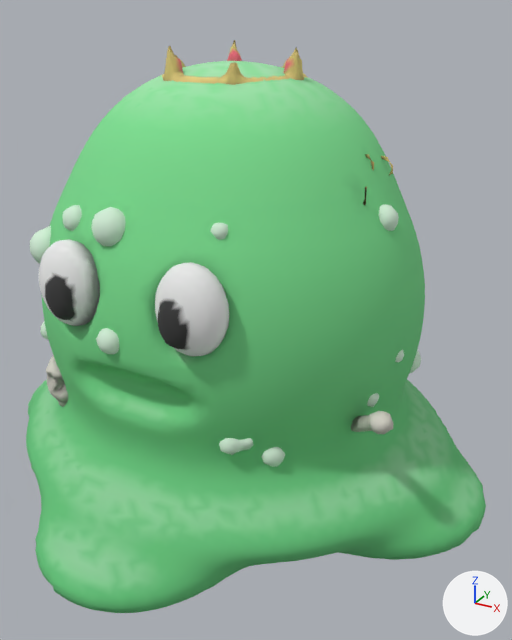
An edit to the glTF model public/assets/region-bosses/kingslime-a-far.glb, drawn before and after from the same camera.
Before and after are seen from a camera (50 mm lens) standing at (37.8, -63.1, 51.2) and looking at (3.3, -0.5, 19.9). Lighting does not change. The marker at lower right points along +X, +Y and +Z. The older version comes first.

In view in the first picture: 'inside', 'jelly', 'regalia'.
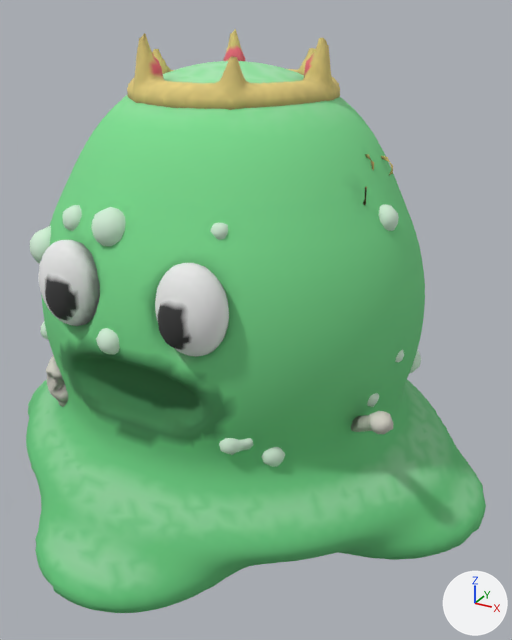
Pixel boxes (x1, y1, x2, y2) of what changed, in the pictures (512 x 640 px; the box of a moved part takes in the faces that stretch with it):
'regalia', reshaped (12% wider)
    before: (39, 40, 308, 357)
    after: (38, 29, 340, 357)
part 1 of me_jelly, cut back
    before: (67, 340, 211, 440)
    after: (67, 340, 212, 440)
part 2 of me_jelly, recoloured
    both: (57, 67, 346, 448)
part 3 of me_regalia, built on
    before: (162, 40, 308, 85)
    after: (127, 29, 340, 110)
part 4 of me_regalia, moved or reshaped
    before: (155, 262, 229, 357)
    after: (155, 263, 229, 357)
part 5 of me_regalia, moved or reshaped
    before: (39, 239, 100, 326)
    after: (38, 240, 100, 326)

The edits, one by one:
me_jelly is used by ob_jelly; location (0.0, 0.0, 0.0).
me_jelly had 9742 vertices, 19480 faces and spanned x -29.9..29.9, y -28.8..28.8, z 0.0..46.4.
me_jelly now has 9790 vertices, 19576 faces and spans x -29.9..29.9, y -28.8..28.8, z 0.0..46.4.
Part 1, on me_jelly:
45 vertices are removed from x -7.2..7.2, y -18.8..-16.5, z 15.2..21.6.
189 faces are deleted.
8 vertices in x -7.2..7.2, y -19.5..-18.2, z 15.1..22.8 move by (0.0, 0.2, 0.0).
6 vertices in x -4.9..4.9, y -19.2..-18.7, z 20.9..21.6 move by (0.0, 0.3, 0.4).
5 vertices in x -7.2..2.8, y -19.4..-17.7, z 17.2..22.8 move by (0.0, 0.1, 0.0).
4 vertices in x -2.8..2.8, y -18.8, z 20.9..21.0 move by (0.0, 0.8, 0.6).
4 vertices in x -1.6..1.6, y -18.8..-18.0, z 20.6..21.0 move by (0.0, 0.8, 0.7).
72 vertices move from x -7.2..7.2, y -19.3..-16.5, z 15.0..21.6 to x -7.6..7.6, y -18.9..-15.1, z 15.1..22.0.
93 vertices are added at x -7.2..7.2, y -18.7..-14.9, z 15.1..21.9.
285 new faces join them.
me_jelly part 2: 1088 kept faces spanning x -11.0..11.0, y -19.4..12.2, z 12.9..46.1 get new vertex colours; the middle colour goes from green #92e4a1 to green #8dd99b.
me_regalia is used by ob_regalia; location (0.0, 0.0, 0.0).
me_regalia had 2386 vertices, 4764 faces and spanned x -10.0..10.0, y -20.6..8.4, z 23.9..48.1.
me_regalia now has 3750 vertices, 7492 faces and spans x -10.7..10.7, y -20.6..11.6, z 23.8..49.1.
me_regalia part 3: 1 vertex moved within x 7.4, y 2.1, z 44.1; 1207 vertices removed from x -7.5..7.6, y -6.4..8.4, z 43.2..48.1; 2559 vertices added at x -10.7..10.7, y -9.6..11.6, z 41.9..49.1.
me_regalia part 4: 6 vertices moved within x 4.8..9.5, y -20.4..-15.6, z 25.0..28.4; 559 vertices removed from x 3.2..10.0, y -20.6..-15.2, z 23.9..32.1; 565 vertices added at x 3.2..10.0, y -20.6..-15.2, z 23.8..32.1.
me_regalia part 5: 5 vertices moved within x -8.4..-3.7, y -19.9..-15.6, z 25.0..28.4; 559 vertices removed from x -10.0..-3.2, y -20.6..-15.2, z 23.9..32.1; 565 vertices added at x -10.0..-3.2, y -20.6..-15.2, z 23.8..32.1.
